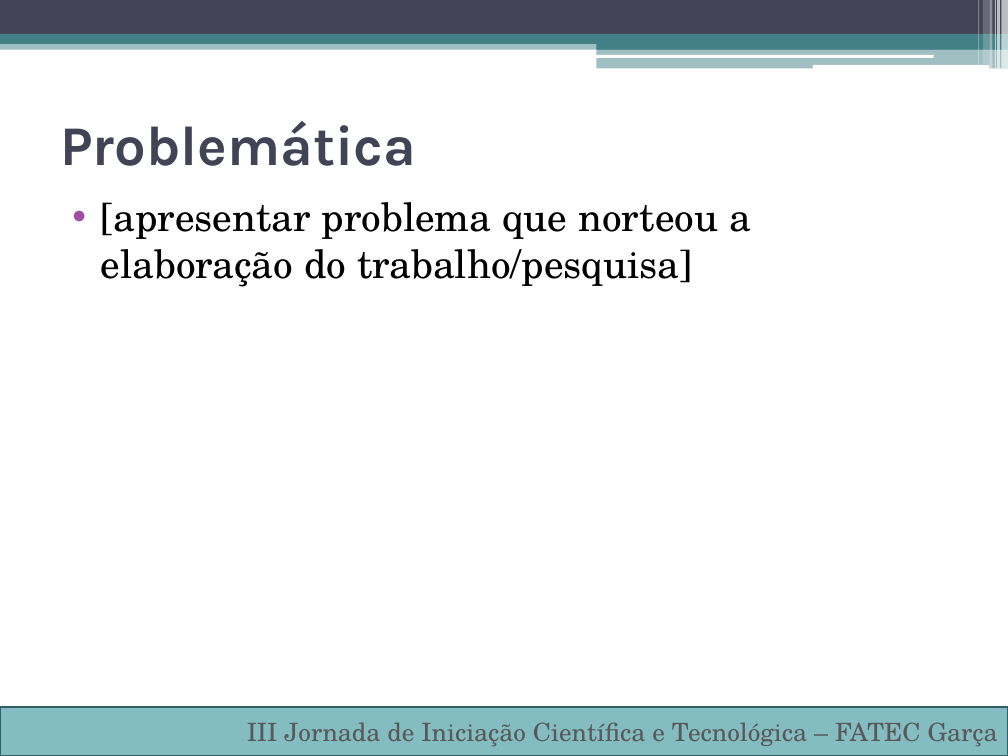
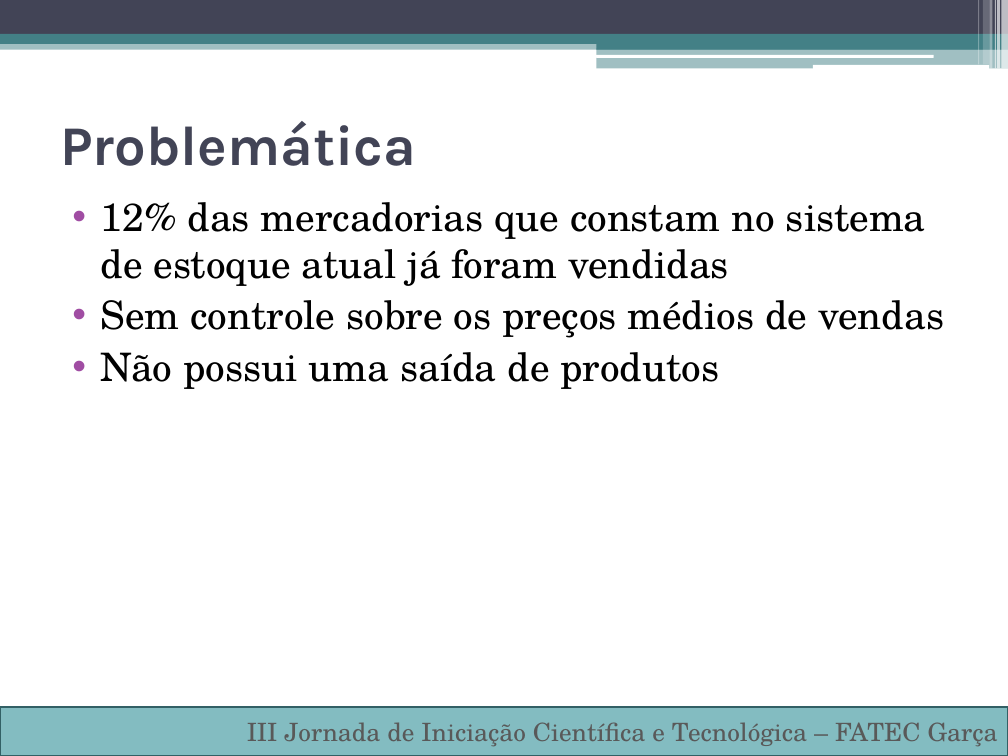
Before and after one commit to Cardoso976/V-Termo, a slide deck: slide 3 of TCC/III Jornada de Iniciação Científica e Tecnológica Tempate–2018.pptx. Drawn at 1008x756 pixels with LibreOffice and Linux fonts; fonts in the diff are those of the drawing. Boxes give left, top, right and bottom in pixels: in the first picture for what was removed or moved away, otherwise in the second. Text is boxed around its words. In the diff, an @@ line names an element or a change of style, - is before the commit and + after.

```diff
--- a/TCC/III Jornada de Iniciação Científica e Tecnológica Tempate–2018.pptx
+++ b/TCC/III Jornada de Iniciação Científica e Tecnológica Tempate–2018.pptx
@@ text at [101, 202, 944, 389]: text changed @@
-• [apresentar problema que norteou a elaboração do trabalho/pesquisa]
+• 12% das mercadorias que constam no sistema de estoque atual já foram vendidas
+• Sem controle sobre os preços médios de vendas
+• Não possui uma saída de produtos
```
Also in this commit, not shown: 7 other slides changed, 1 slide added, 4 other files.
